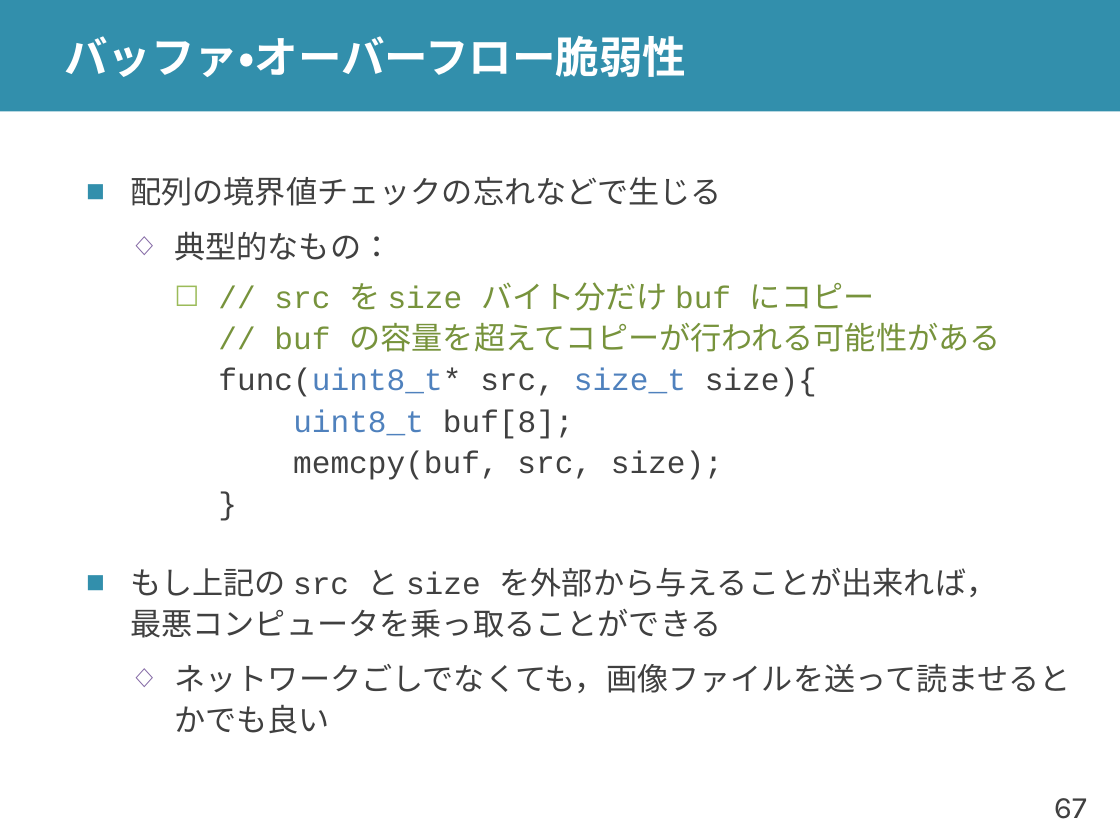
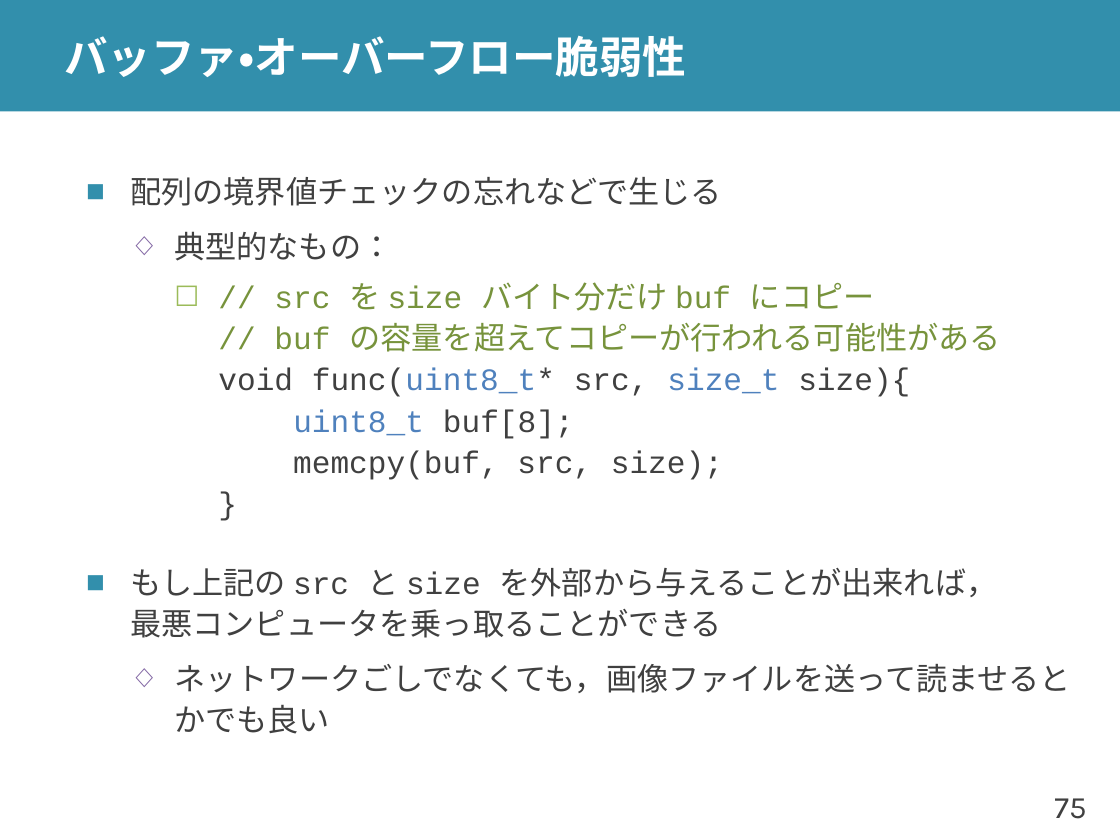
Before and after one commit to shioyadan/advanced-computer-organization, a slide deck: slide 75 of aco-shioya-13.pptx (slide 67 before the commit). Drawn at 1120x840 pixels with LibreOffice and Linux fonts; fonts in the diff are those of the drawing. Boxes give left, top, right and bottom in pixels: in the first picture for what was removed or moved away, otherwise in the second. Text is boxed around its words. In the diff, an @@ line names an element or a change of style, - is before the commit and + after.

```diff
--- a/aco-shioya-13.pptx
+++ b/aco-shioya-13.pptx
@@ text at box(218, 282, 1000, 480): text changed @@
-    ☐ // src を size バイト分だけ buf にコピー
-      // buf の容量を超えてコピーが行われる可能性がある
-      func(uint8_t* src, size_t size){
-      uint8_t buf[8];
-      memcpy(buf, src, size);
-      }
+    ☐ // src を size バイト分だけ buf にコピー
+      // buf の容量を超えてコピーが行われる可能性がある
+      void func(uint8_t* src, size_t size){
+      uint8_t buf[8];
+      memcpy(buf, src, size);
+      }
@@ page number at box(1054, 798, 1086, 819): text changed @@
-67
+75
```
Also in this commit, not shown: 15 other slides changed, 8 slides added, 1 other file.
